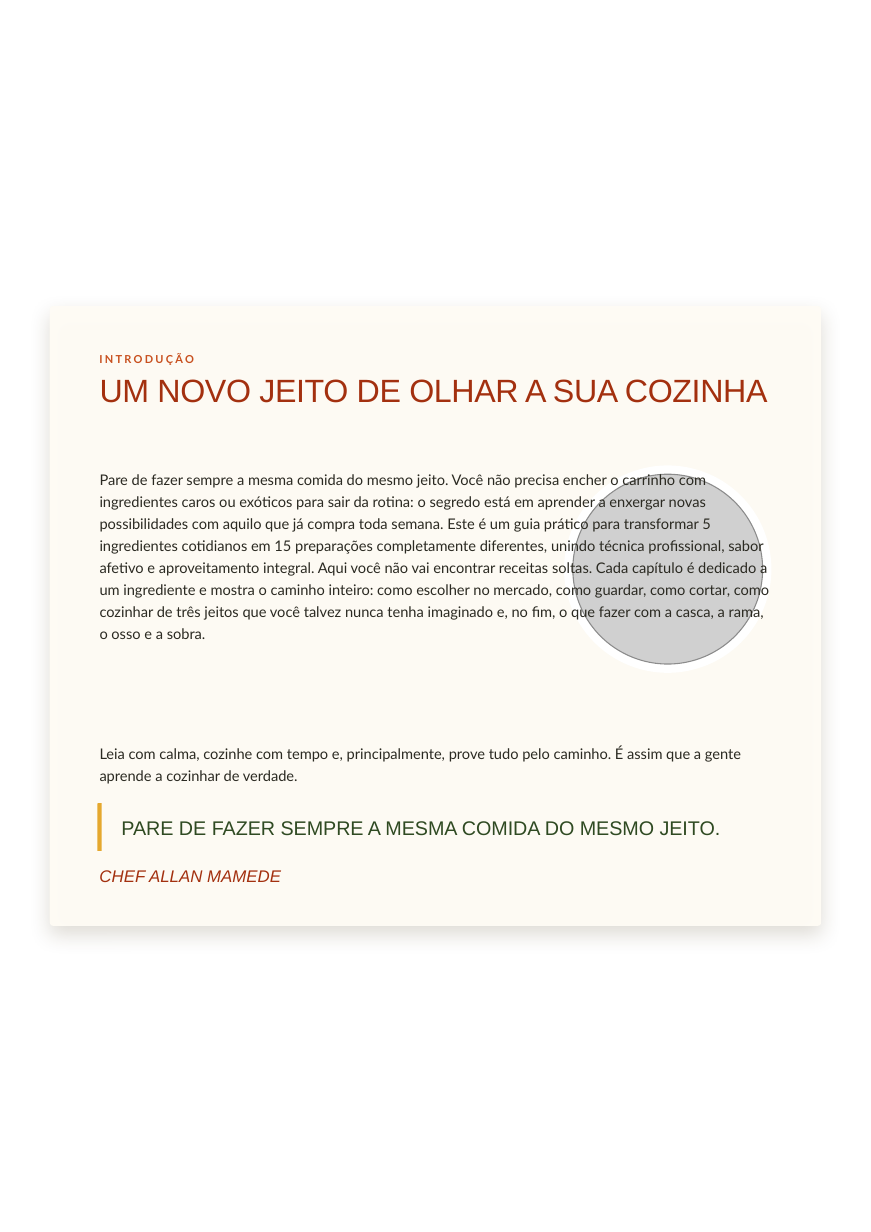
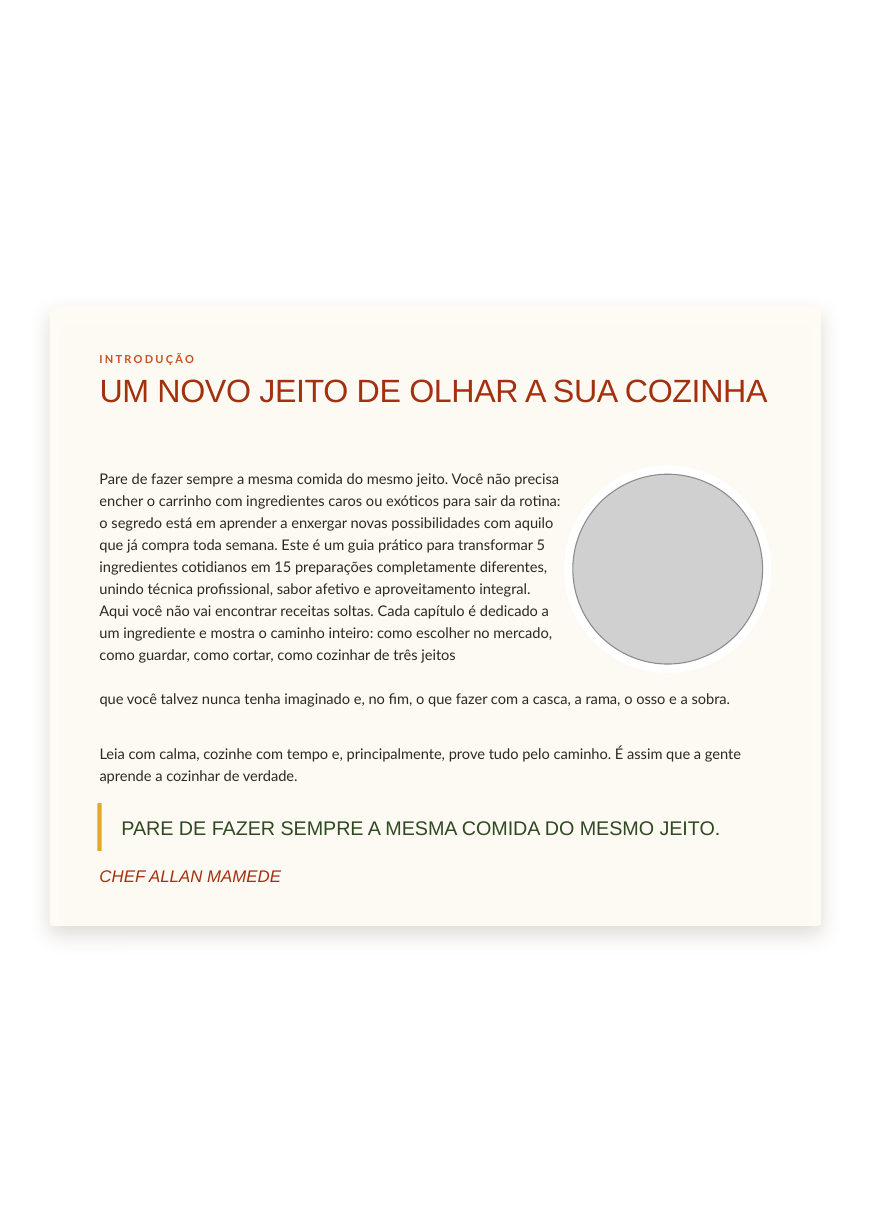
Before and after one commit to monelleayabamensah-hub/ebook-receitas, a slide deck: slide 6 of versoes/VERSAO ESTAMPAS/Cozinha-Mamede-Canva.pptx. Drawn at 871x1232 pixels with LibreOffice and Linux fonts; fonts in the diff are those of the drawing; grey boxes stand for pictures; background and template pictures are left out. Boxes give left, top, right and bottom in pixels: in the first picture for what was removed or moved away, otherwise in the second. Text is boxed around its words. In the diff, an @@ line names an element or a change of style, - is before the commit and + after.

```diff
--- a/versoes/VERSAO ESTAMPAS/Cozinha-Mamede-Canva.pptx
+++ b/versoes/VERSAO ESTAMPAS/Cozinha-Mamede-Canva.pptx
@@ text at (99, 473, 560, 663): text changed @@
-Pare de fazer sempre a mesma comida do mesmo jeito. Você não precisa encher o carrinho com ingredientes caros ou exóticos para sair da rotina: o segredo está em aprender a enxergar novas possibilidades com aquilo que já compra toda semana. Este é um guia prático para transformar 5 ingredientes cotidianos em 15 preparações completamente diferentes, unindo técnica profissional, sabor afetivo e aproveitamento integral. Aqui você não vai encontrar receitas soltas. Cada capítulo é dedicado a um ingrediente e mostra o caminho inteiro: como escolher no mercado, como guardar, como cortar, como cozinhar de três jeitos que você talvez nunca tenha imaginado e, no fim, o que fazer com a casca, a rama, o osso e a sobra.
+Pare de fazer sempre a mesma comida do mesmo jeito. Você não precisa encher o carrinho com ingredientes caros ou exóticos para sair da rotina: o segredo está em aprender a enxergar novas possibilidades com aquilo que já compra toda semana. Este é um guia prático para transformar 5 ingredientes cotidianos em 15 preparações completamente diferentes, unindo técnica profissional, sabor afetivo e aproveitamento integral. Aqui você não vai encontrar receitas soltas. Cada capítulo é dedicado a um ingrediente e mostra o caminho inteiro: como escolher no mercado, como guardar, como cortar, como cozinhar de três jeitos
@@ text added at (100, 693, 731, 707), 10 pt, text #2B2A22 @@
+que você talvez nunca tenha imaginado e, no fim, o que fazer com a casca, a rama, o osso e a sobra.
```
Also in this commit, not shown: 5 other slides changed, 6 other files.
